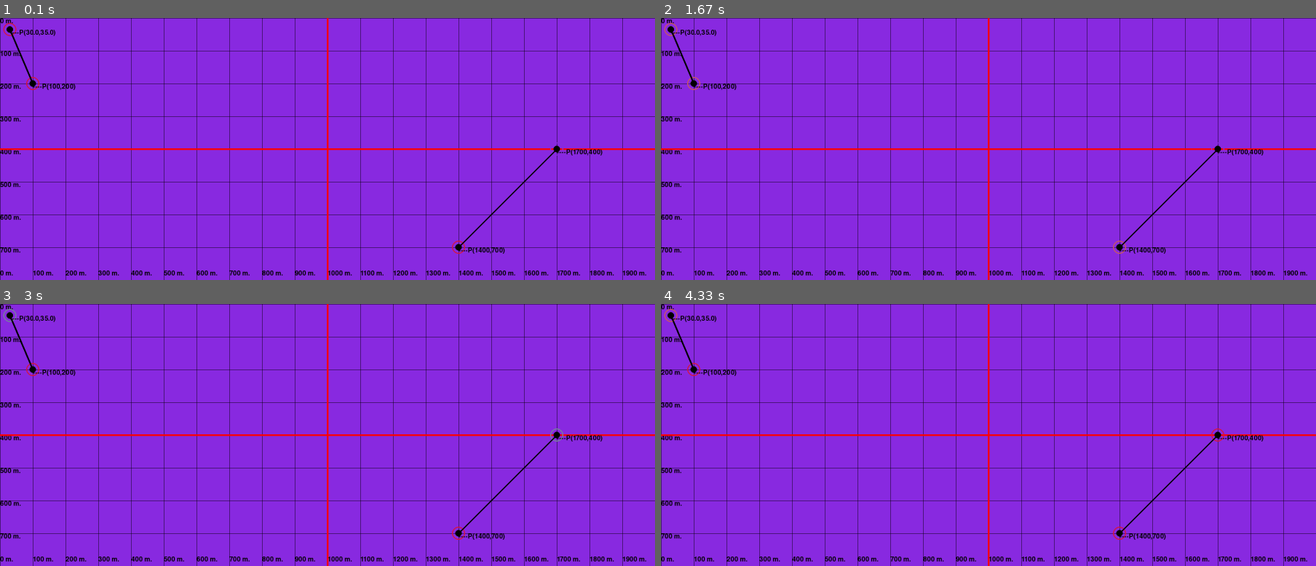
Above: before the commit, frames 1-4 (two rows, left to right).
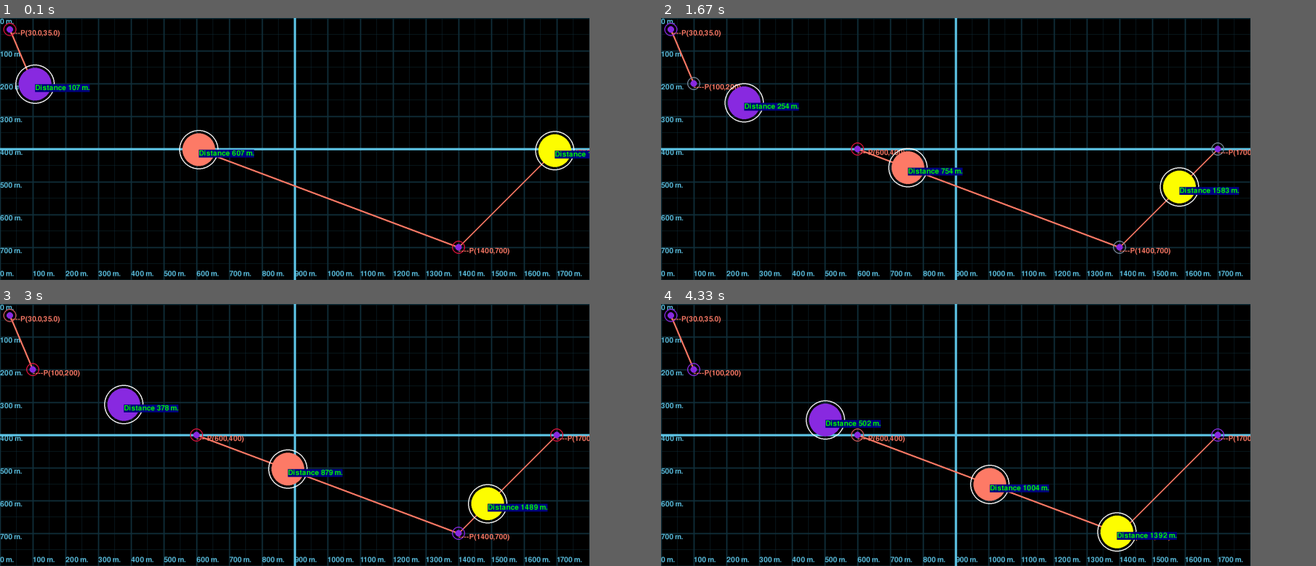
Above: after the commit, the same moments.

Repository: Ghasak/Motion_Fundamentals
Game: pygame game, started from src/E3_Wrangling_With_Vectors.py
The game is run twice, just before and just after one commit, with the same random seed, the same clock (stepped at 60 frames per second) and the same inputs.
Inputs:
- Up to frame 1 (0.1 s): no input
- Up to frame 2 (1.67 s): no input
- Up to frame 3 (3 s): no input
- Up to frame 4 (4.33 s): no input
In our replay, the window is 900x360 before the commit and 810x360 after it. These sizes can differ from the game's own. Grey fills any space a smaller window leaves; there, only what the larger window draws over its background counts as a difference.

The runs differ from the first frame. In frame 1, 90% of the frame differs, in the area x 0-100%, y 0-100%; in frame 2, 90%; in frame 3, 90%; in frame 4, 90%.

Commit message:
Created a full simulation for moving object see E3

Diff:
--- a/src/E3_Wrangling_With_Vectors.py
+++ b/src/E3_Wrangling_With_Vectors.py
@@ -9,6 +9,7 @@
 import os
 from sys import exit
 import math
+import time
 
 '''
    Import Ghasak Tools that I have developed for learnign purposes
@@ -33,31 +34,42 @@
 # define the RGB value for white,
 #  green, blue colour .
 white = (255, 255, 255)
-black = (0  , 0  ,0   )
-green = (0, 255, 0)
-blue  = (0, 0, 128)
-red   = (255, 0, 0)
-aquamarine = (0, 140, 255)
+gray  = (128,128,128)
+black = (0,0,0)
+green = (0,255,0)
+blue  = (0,0,128)
+red   = (255,0,0)
+aquamarine = (0,140,255)
+pink = (138,43,226)
+lightgreen = (94,196,229)
+
+grid_color   = (18,48,59)
+lightred     = (255,124,104)
+yellow       = (255,255,0)
+
 colors = [(119,136,153),(220,20,60),(138,43,226),(205,92,92)]
 color_blinking = [(119,136,153),(119,136,153),(119,136,153),red, red,red]
 pygame.font.init() # you have to call this at the start,
                    # if you want to use this module.
-myfont = pygame.font.SysFont('SF Mono', 30)
+myfont = pygame.font.SysFont('SF Mono', 33)
 # --------------------------------------------------------
 class Particle:
     def __init__(self, x, y, size,color,VELOCITY_X, VELOCITY_Y):
         self.x = x
         self.y = y
+        self.point = (x,y)
         self.size = size
         self.color = color
         self.thickness = 3 # 1 to not fill, and 0 to fill
         self.VELOCITY_X = VELOCITY_X
         self.VELOCITY_Y = VELOCITY_Y
+        self.SwitchOne = True
+
 
 
     def display(self):
         pygame.draw.circle(screen, self.color, (int(self.x), int(self.y)), self.size, 0)
-        pygame.draw.circle(screen, black, (int(self.x), int(self.y)), self.size, self.thickness)
+        pygame.draw.circle(screen, white, (int(self.x), int(self.y)), self.size+10, self.thickness)
         self.distance_traveled_label = myfont.render(f"Distance {int(self.x)} m.", True, green, blue)
         screen.blit(self.distance_traveled_label,(self.x,self.y))
 
@@ -76,41 +88,89 @@
             self.VELOCITY_Y = -1 * self.VELOCITY_Y
         return self.x, self.y,self.VELOCITY_X,self.VELOCITY_Y
 
+
+
+    def move_sequence(self,time_passed,P1x,P1y,P2x,P2y):
+        self.P1x = P1x
+        self.P1y = P1y
+        self.P2x = P2x
+        self.P2y = P2y
+
+        self.time_passed = time_passed
+        self.time_passed_seconds = self.time_passed /1000
+
+        if self.SwitchOne == True:
+            self.magnitude = (((self.x - self.P1x)**2)+((self.y - self.P1y)**2))**(0.5)
+            self.heading_Vector_x = (P1x-self.x)/self.magnitude
+            self.heading_Vector_y = (P1y-self.y)/self.magnitude
+            self.x += self.VELOCITY_X * self.heading_Vector_x * self.time_passed_seconds
+            self.y += self.VELOCITY_Y * self.heading_Vector_y * self.time_passed_seconds
+            print(self.x,self.P1x)
+
+            if int(self.x) == int(self.P1x) or int(self.y) == int(self.P1y):
+                self.SwitchOne = False
+
+        elif self.SwitchOne == False:
+            self.magnitude = (((self.x - self.P2x)**2)+((self.y - self.P2y)**2))**(0.5)
+            self.heading_Vector_x = (P2x-self.x)/self.magnitude
+            self.heading_Vector_y = (P2y-self.y)/self.magnitude
+
+            self.x += self.VELOCITY_X * self.heading_Vector_x * self.time_passed_seconds
+            self.y += self.VELOCITY_Y * self.heading_Vector_y * self.time_passed_seconds
+            print(self.x,self.P2x)
+
+            if int(self.x) == int(self.P2x) or int(self.y) == int(self.P2y):
+                self.VELOCITY_X = 0.0
+                self.VELOCITY_Y = 0.0
+
+        return self.x, self.y, self.VELOCITY_X,self.VELOCITY_Y
+
+
+
+
+
+
 class Environment():
     def __init__(self, x, y, size, thickness):
         self.x = x
         self.y = y
+        self.point = (x,y)
         self.size = size
         self.thickness = thickness
 
     def centerlines(self):
         for i in range(100):
             #pygame.draw.line(screen, black, (0, i*100), (i*100, HEIGHT), 5)
-            pygame.draw.line(screen,black, (0,i*100), (WIDTH,i*100),1)
-            pygame.draw.line(screen,black, (i*100,0), (i*100,HEIGHT),1)
-            x_label = myfont.render(f"{int(i*100)} m.", True, black)
-            y_label = myfont.render(f"{int(i*100)} m.", True, black)
+            pygame.draw.line(screen,grid_color, (0,i*100), (WIDTH,i*100),4)
+            pygame.draw.line(screen,grid_color, (i*100,0), (i*100,HEIGHT),4)
+
+            x_label = myfont.render(f"{int(i*100)} m.", True, lightgreen)
+            y_label = myfont.render(f"{int(i*100)} m.", True, lightgreen)
             screen.blit(x_label,(0,i*100))
             screen.blit(y_label,((i*100,HEIGHT-30)))
-        pygame.draw.line(screen,red, (0,HEIGHT/2), (WIDTH,HEIGHT/2),5)
-        pygame.draw.line(screen,red, (WIDTH/2,0), (WIDTH/2, HEIGHT),5)
+        for i in range(100):
+            if (i%100 == 0):
+                continue
+            else:
+                pygame.draw.line(screen,grid_color, (0,i*50), (WIDTH,i*50),1)
+                pygame.draw.line(screen,grid_color, (i*50,0), (i*50,HEIGHT),1)
+
+        pygame.draw.line(screen,lightgreen, (0,HEIGHT/2), (WIDTH,HEIGHT/2),7)
+        pygame.draw.line(screen,lightgreen, (WIDTH/2,0), (WIDTH/2, HEIGHT),7)
+
 
     def draw_point(self):
         # Vector is a point in space relative the
-        pygame.draw.circle(screen, black, (int(self.x), int(self.y)), self.size, self.thickness)
+        pygame.draw.circle(screen, pink, (int(self.x), int(self.y)), self.size, self.thickness)
         pygame.draw.circle(screen, random.choice(colors), (int(self.x), int(self.y)), self.size+10, 3)
         #pygame.draw.polygon(screen, (0, 0, 0), ((0, 100), (0, 200), (200, 200), (200, 300), (300, 150), (200, 0), (200, 100)))
-        point_label = myfont.render(f"----P({(self.x)},{self.y})", True, black)
+        point_label = myfont.render(f"----P({(self.x)},{self.y})", True, lightred)
         screen.blit(point_label,(self.x,self.y))
         #pass
     def point_to_point(self,P2):
         self.P2 = P2
         '''- Creating an arrow to connect between the two points'''
-        pygame.draw.line(screen,black, (self.x,self.y), (self.P2[0],self.P2[1]),5)
-
-
-
-
+        pygame.draw.line(screen,lightred, (self.x,self.y), (self.P2[0],self.P2[1]),5)
 
 # --------------------------------------------------------------------------------
 # Adding a semi class for vectors for teaching purposes, once mastered we can use
@@ -148,7 +208,7 @@
 # --------------------------------------------------------------------------------
 
 
-WIDTH = 2000
+WIDTH = 1800
 HEIGHT = 800
 screen = pygame.display.set_mode((WIDTH, HEIGHT))
 #screen.fill(colors[0])
@@ -166,28 +226,51 @@
     B = Environment(30.0, 35.0, 10, 0)
     C = Environment(1700,400, 10,0)
     D = Environment(1400,700, 10,0)
-
-
+    E = Environment(600,400,10,0)
+
+    ParticleX = Particle(1700,400,50,yellow,100,100)
+    ParticleY = Particle(600,400,50,lightred,100,100)
+    ParticleZ = Particle(100,200,50,pink,100,100)
     # --------------------------------------------------------
     while True:
         for event in pygame.event.get():
             if event.type == QUIT:
                 exit()
-        screen.fill((138,43,226))
+        screen.fill(black)
         Environment.centerlines(screen)
         # screen.set_colorkey((255,0,255))
         # screen.set_alpha(1)
         time_passed = clock.tick(60)  # This is a timer ,In a 1000 millesecond / 60 (max frame) = no. of
 
+
+        A.point_to_point((B.x,B.y))
+        C.point_to_point(D.point)
+        D.point_to_point(E.point)
+
+
         A.draw_point()
         B.draw_point()
         C.draw_point()
         D.draw_point()
-
-        A.point_to_point((B.x,B.y))
-        C.point_to_point((D.x,D.y))
+        E.draw_point()
+
+        #ParticleA.move(time_passed)
+        #ParticleA.move_to(time_passed,D.x,D.y)
+        #ParticleA.move_to(time_passed,A.x,A.y)
+        #ParticleX.move_to(time_passed,E.x,E.y)
+        ParticleX.move_sequence(time_passed,D.x,D.y,E.x,E.y)
+        ParticleY.move_sequence(time_passed,D.x,D.y,C.x,C.y)
+        ParticleZ.move_sequence(time_passed,D.x,D.y,B.x,B.y)
+
+
+
+
+        ParticleX.display()
+        ParticleY.display()
+        ParticleZ.display()
 
         pygame.display.update()
+
 
 
 # --------------------------------------------------------
